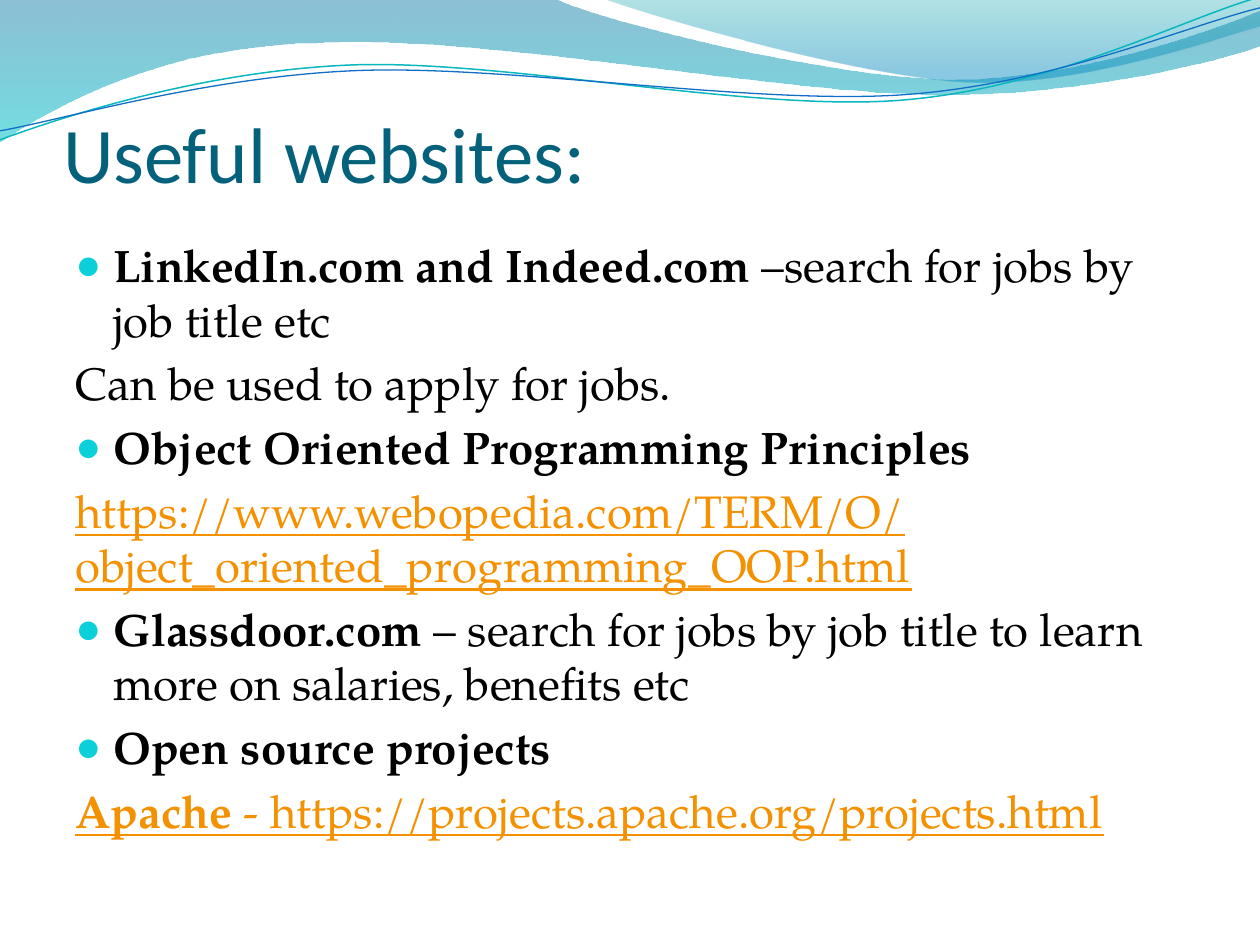
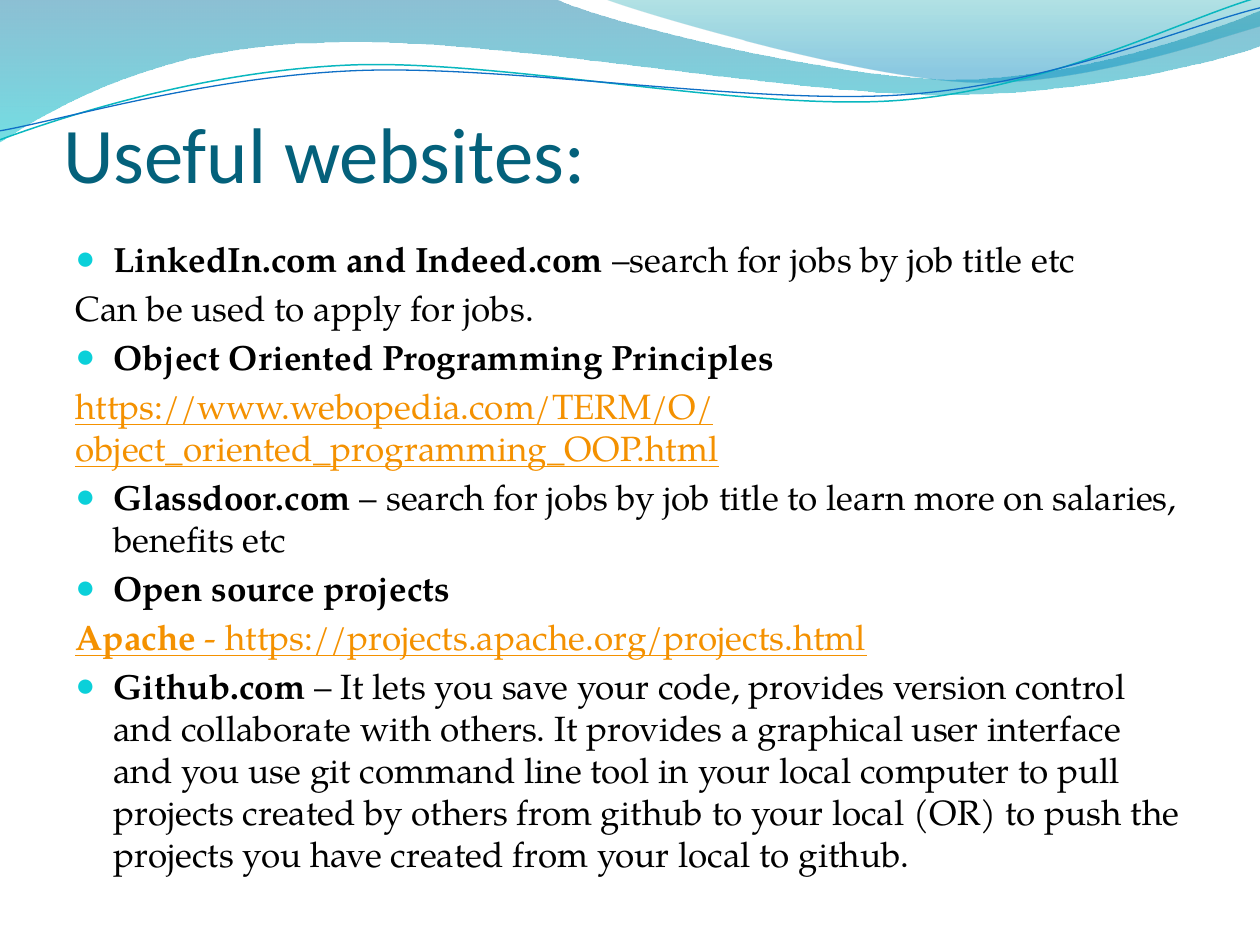
Before and after one commit to rkavitha/PresentationOnITIndustry, a slide deck: slide 13 of IT Industry.pptx. Drawn at 1260x945 pixels with LibreOffice and Linux fonts; fonts in the diff are those of the drawing; background and template pictures are left out. Boxes give left, top, right and bottom in pixels: in the first picture for what was removed or moved away, otherwise in the second. Text is boxed around its words. In the diff, an @@ line names an element or a change of style, - is before the commit and + after.

Commit message:
AddedGithub

```diff
--- a/IT Industry.pptx
+++ b/IT Industry.pptx
@@ text at (x1=75, y1=246, x2=1176, y2=660): size 26 to 20 pt in "LinkedIn.com and Indeed.com –search for jobs by ...", "Can be used to apply for jobs.", "Object Oriented Programming Principles", "https://www.webopedia.com/TERM/O/object_oriented_programming ..." and 3 more places; less space between paragraphs @@
@@ text at (x1=113, y1=673, x2=1179, y2=877): paragraph added @@
+● Github.com – It lets you save your code, provides version control and collaborate with others. It provides a graphical user interface and you use git command line tool in your local computer to pull projects created by others from github to your local (OR) to push the projects you have created from your local to github.
```
Also in this commit, not shown: 1 other slide changed.
